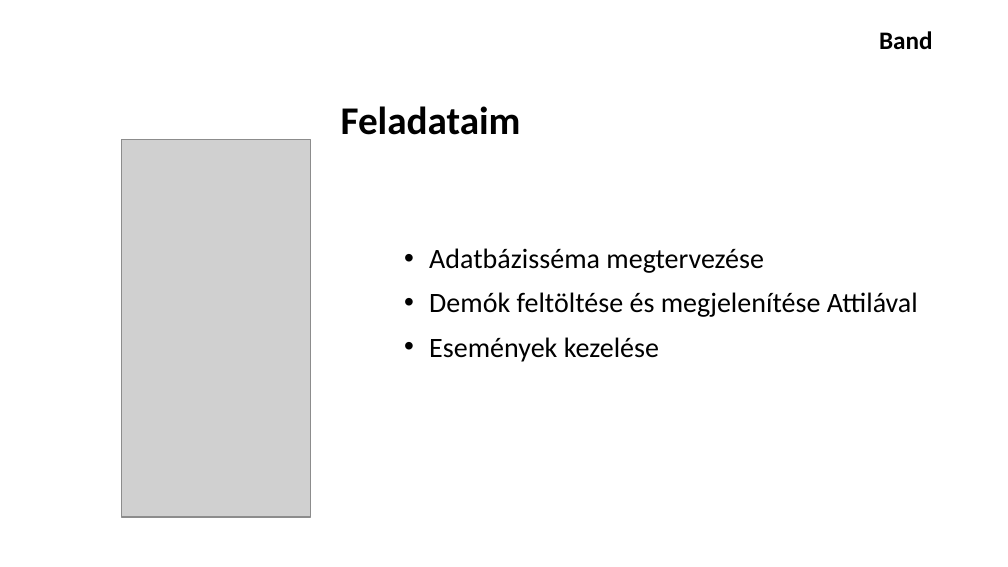
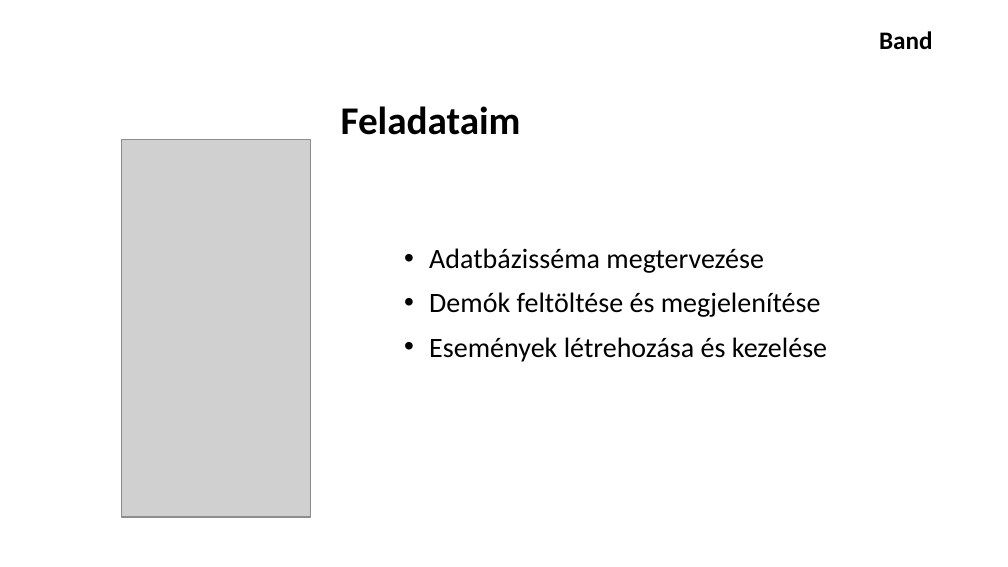
Before and after one commit to schonherz-java-ee-2016-summer/project, a slide deck: slide 3 of presentations/band/Veress_Armin/prezentation_veress_armin.pptx. Drawn at 1008x567 pixels with LibreOffice and Linux fonts; fonts in the diff are those of the drawing; grey boxes stand for pictures; background and template pictures are left out. Boxes give left, top, right and bottom in pixels: in the first picture for what was removed or moved away, otherwise in the second. Text is boxed around its words. In the diff, an @@ line names an element or a change of style, - is before the commit and + after.

```diff
--- a/presentations/band/Veress_Armin/prezentation_veress_armin.pptx
+++ b/presentations/band/Veress_Armin/prezentation_veress_armin.pptx
@@ text at bbox=[429, 292, 827, 362]: text changed @@
-• Demók feltöltése és megjelenítése Attilával
-• Események kezelése
+• Demók feltöltése és megjelenítése
+• Események létrehozása és kezelése
```
Also in this commit, not shown: 2 other slides changed, 1 slide removed.
